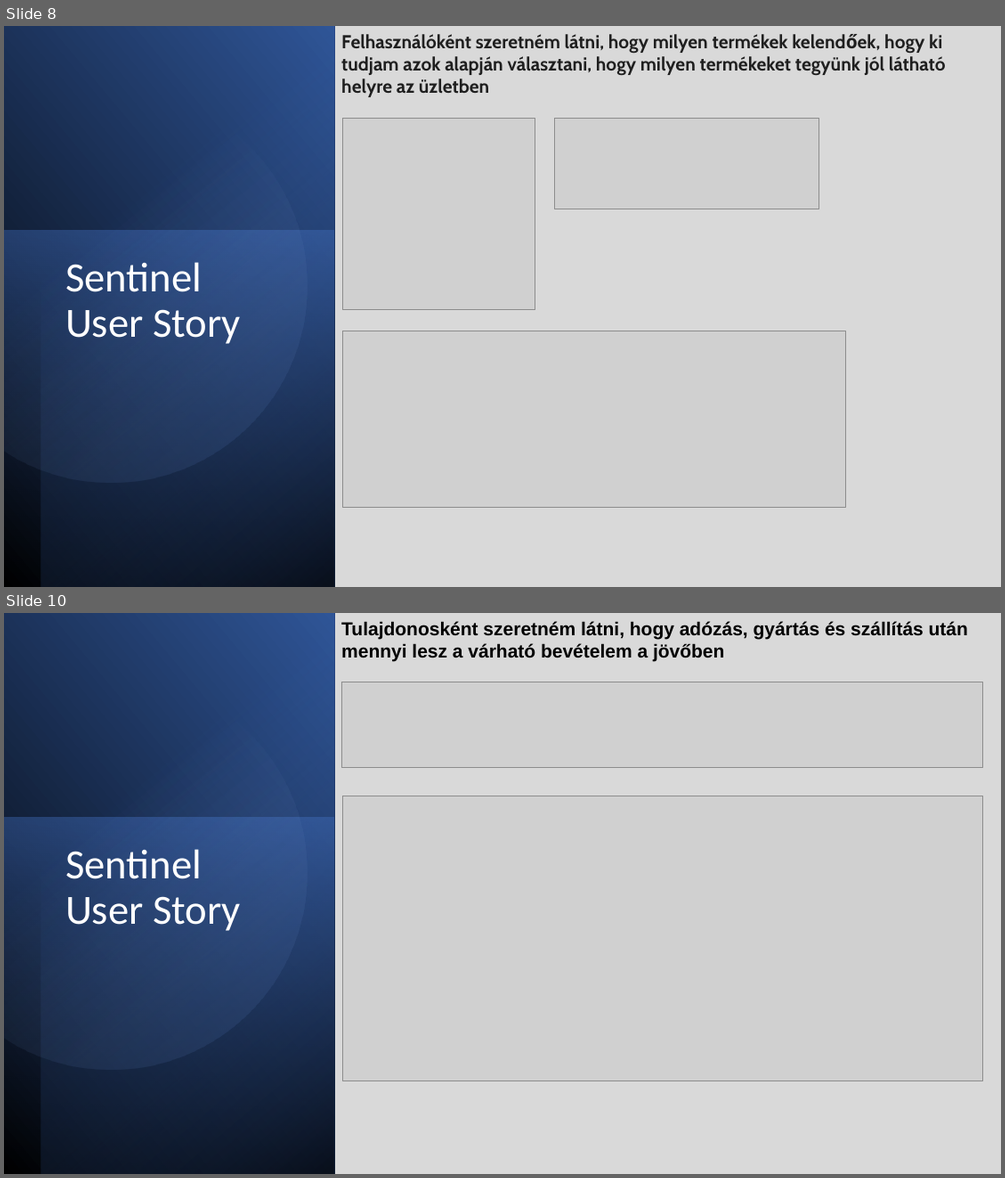
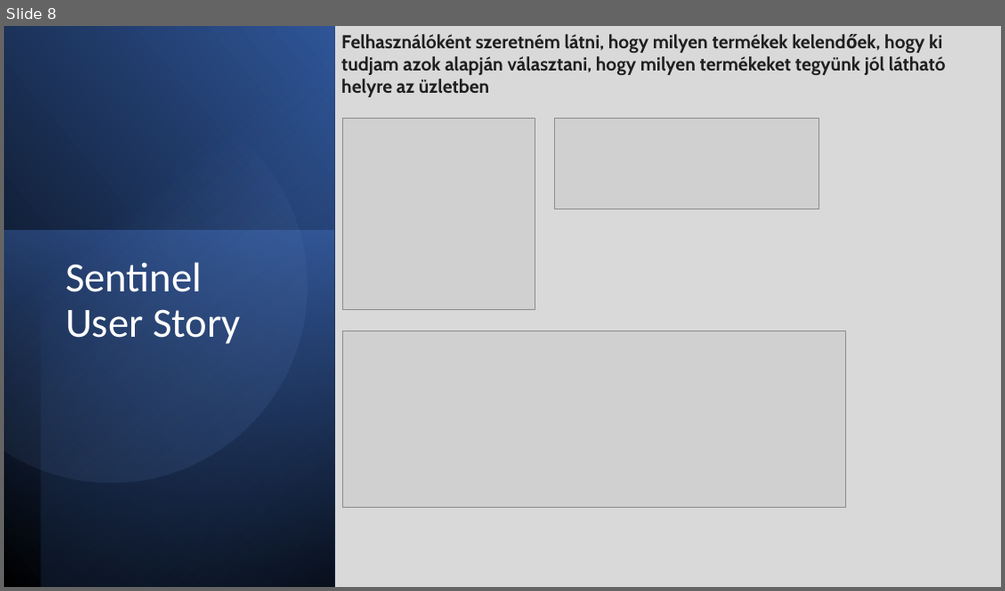
Before and after one commit to zal2004/AgilisSzoftFejlDemo, a slide deck: Sentinel.pptx. Shown one above the other, each under a label of ours: slides 8 and 10 before the commit, slide 8 after it; the slides between them are not shown. The pictures are 1005x1178 and 1005x591 pixels, drawn with LibreOffice and Linux fonts; fonts in the diff are those of the drawing; grey boxes stand for pictures. Boxes give left, top, right and bottom in pixels: in the first picture for what was removed or moved away, otherwise in the second. Text is boxed around its words. In the diff, an @@ line names an element or a change of style, - is before the commit and + after.

```diff
--- a/Sentinel.pptx
+++ b/Sentinel.pptx
@@ slide 10 removed at bbox=[4, 613, 1001, 1174], background #D9D9D9 @@
@@ rectangle removed at bbox=[4, 613, 334, 1174] @@
@@ rectangle removed at bbox=[41, 613, 334, 1174] @@
@@ text removed at bbox=[341, 621, 968, 661] @@
-Tulajdonosként szeretném látni, hogy adózás, gyártás és szállítás után mennyi lesz a várható bevételem a jövőben
@@ freeform shape removed at bbox=[4, 652, 342, 1104] @@
@@ picture removed at bbox=[341, 682, 983, 767] @@
@@ picture removed at bbox=[343, 796, 983, 1081] @@
@@ rectangle removed at bbox=[4, 818, 334, 1174] @@
@@ title removed at bbox=[65, 849, 241, 931] @@
-Sentinel
-User Story
```
Also in this commit, not shown: 5 slides changed, 1 slide added, 10 other files.
